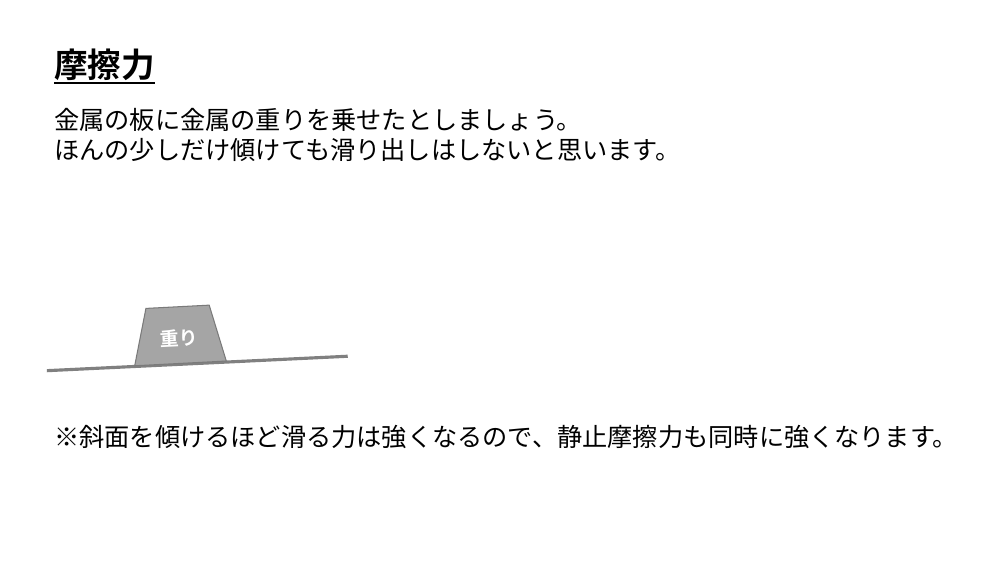
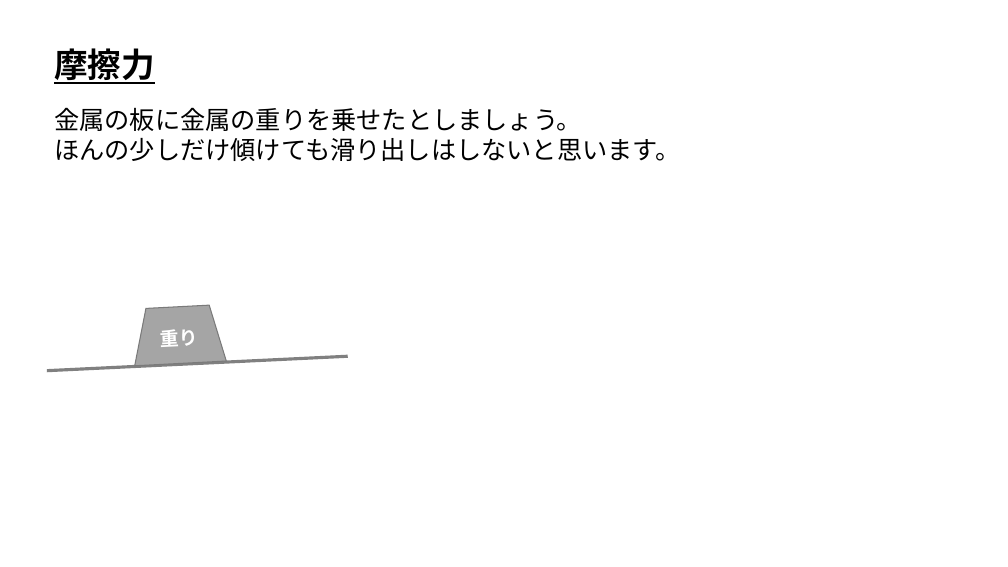
Before and after one commit to ArakiYusuke-Ohara/Textbook, a slide deck: slide 6 of ゲーム科2年/00_前期/ゲーム開発Ⅰ/ゲーム物理学/座学/17_摩擦力.pptx. Drawn at 1008x567 pixels with LibreOffice and Linux fonts; fonts in the diff are those of the drawing. Boxes give left, top, right and bottom in pixels: in the first picture for what was removed or moved away, otherwise in the second. Text is boxed around its words. In the diff, an @@ line names an element or a change of style, - is before the commit and + after.

Commit message:
摩擦力、合力修正

```diff
--- a/ゲーム科2年/00_前期/ゲーム開発Ⅰ/ゲーム物理学/座学/17_摩擦力.pptx
+++ b/ゲーム科2年/00_前期/ゲーム開発Ⅰ/ゲーム物理学/座学/17_摩擦力.pptx
@@ text removed at (x1=54, y1=424, x2=958, y2=448) @@
-※斜面を傾けるほど滑る力は強くなるので、静止摩擦力も同時に強くなります。
```
Also in this commit, not shown: 1 other slide changed, 1 slide added, 1 other file.
